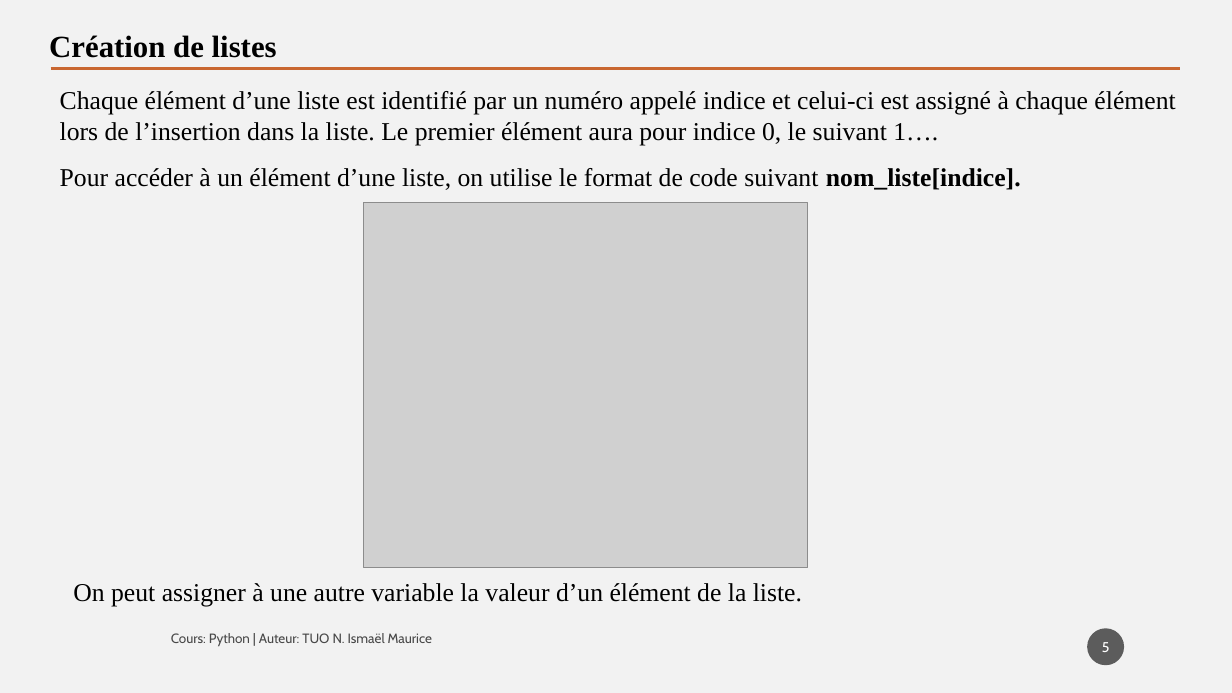
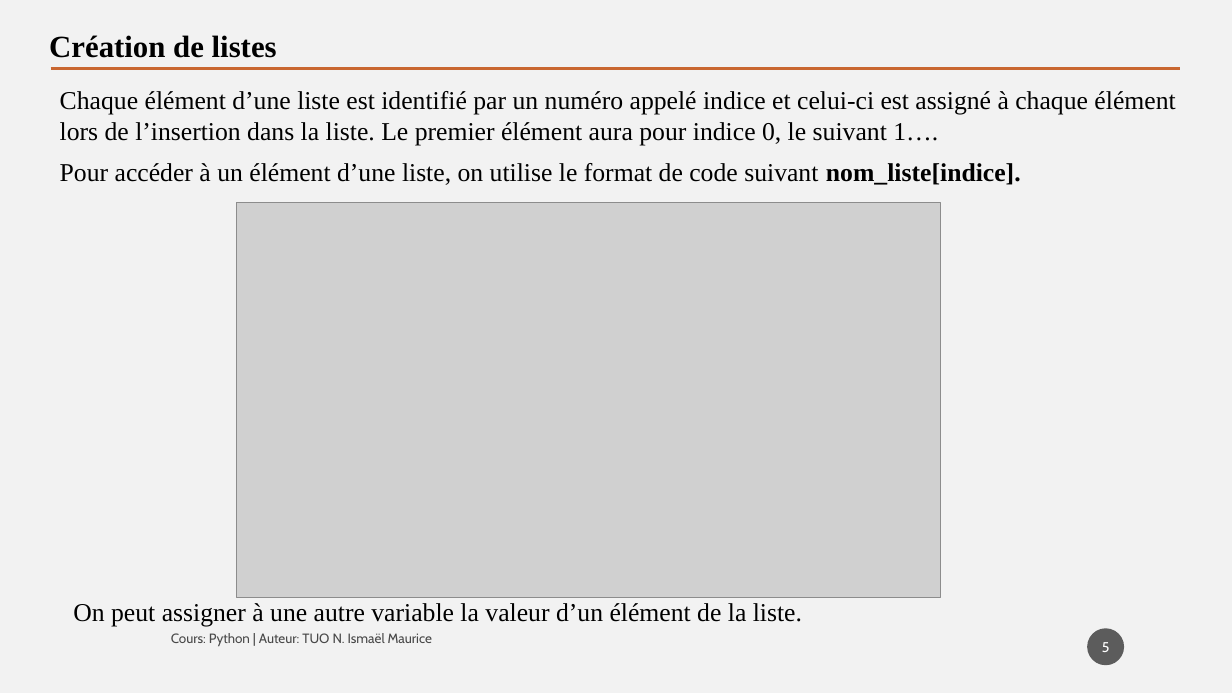
Before and after one commit to tisma95/cours-python, a slide deck: slide 5 of source/Chapitre 9 - Les listes.pptx. Drawn at 1232x693 pixels with LibreOffice and Linux fonts; fonts in the diff are those of the drawing; grey boxes stand for pictures. Boxes give left, top, right and bottom in pixels: in the first picture for what was removed or moved away, otherwise in the second. Text is boxed around its words. In the diff, an @@ line names an element or a change of style, - is before the commit and + after.

Commit message:
Feat(chp9): Chapitre sur les listes
Ajout des operations sur enumerate, boucle for et passage de chaine à liste

```diff
--- a/source/Chapitre 9 - Les listes.pptx
+++ b/source/Chapitre 9 - Les listes.pptx
@@ text "Pour accéder à un élément ...": place and size @@
-text "Pour accéder à un élément ..." at (60, 168, 1021, 190)
+text "Pour accéder à un élément ..." at (60, 163, 1021, 185)
@@ picture: place and size @@
-picture at (363, 202, 808, 568)
+picture at (237, 202, 941, 597)
@@ text "On peut assigner à une ...": place and size @@
-text "On peut assigner à une ..." at (73, 583, 802, 607)
+text "On peut assigner à une ..." at (73, 603, 802, 626)
```
Also in this commit, not shown: 11 other slides changed, 2 slides added, 3 other files.
